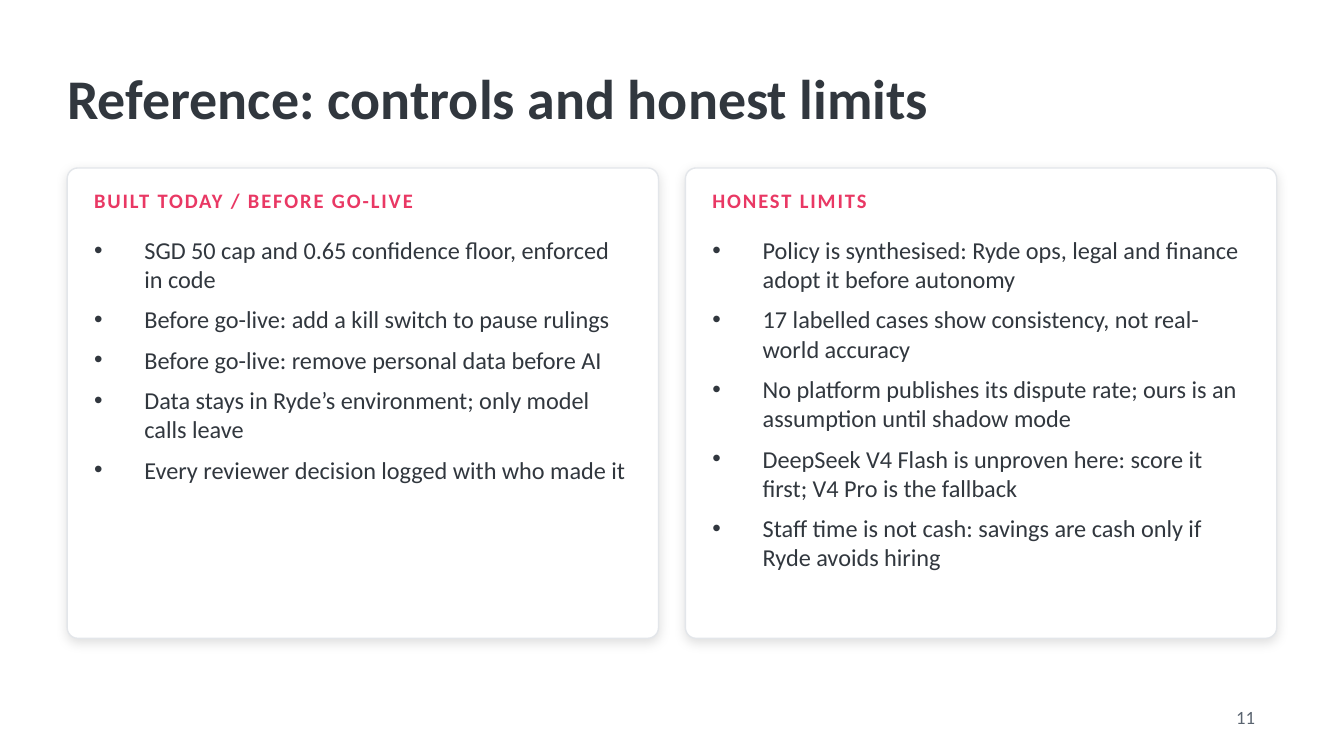
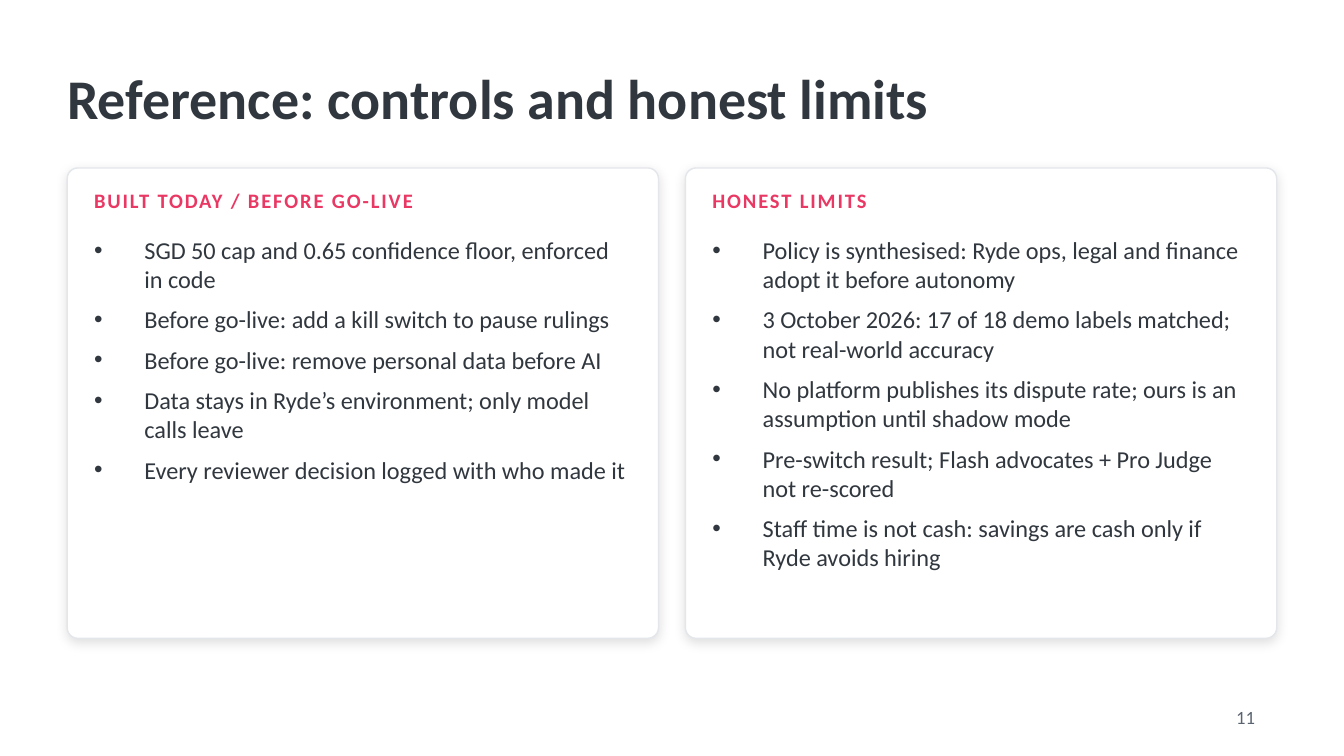
Before and after one commit to hermicaduceus/ryde-dispute-resolution-submission, a slide deck: slide 11 of tools/deployment/ryde-dispute-pitch.pptx. Drawn at 1344x756 pixels with LibreOffice and Linux fonts; fonts in the diff are those of the drawing. Boxes give left, top, right and bottom in pixels: in the first picture for what was removed or moved away, otherwise in the second. Text is boxed around its words. In the diff, an @@ line names an element or a change of style, - is before the commit and + after.

```diff
--- a/tools/deployment/ryde-dispute-pitch.pptx
+++ b/tools/deployment/ryde-dispute-pitch.pptx
@@ text at (763,311,1230,362): text changed @@
-• 17 labelled cases show consistency, not real-world accuracy
+• 3 October 2026: 17 of 18 demo labels matched; not real-world accuracy
@@ text at (763,451,1211,497): text changed @@
-• DeepSeek V4 Flash is unproven here: score it first; V4 Pro is the fallback
+• Pre-switch result; Flash advocates + Pro Judge not re-scored
```
Also in this commit, not shown: 5 other slides changed, 5 other files.
